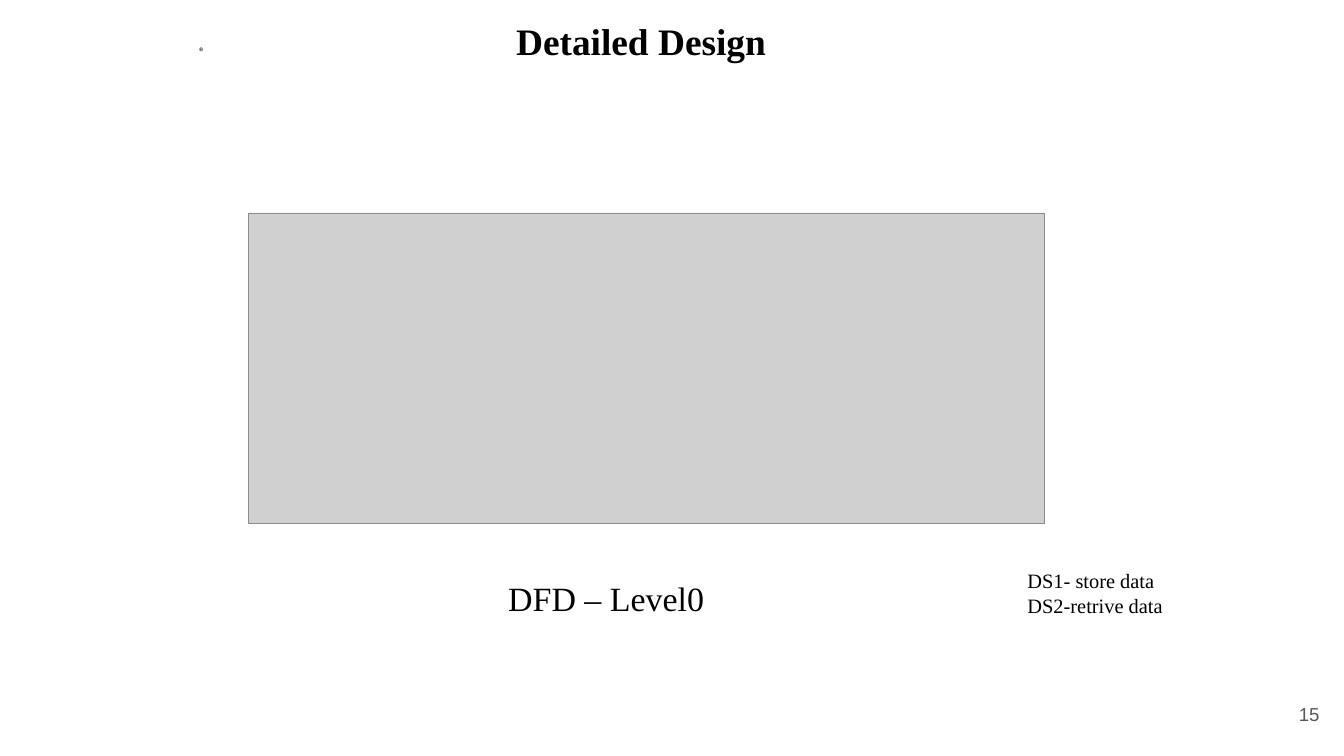
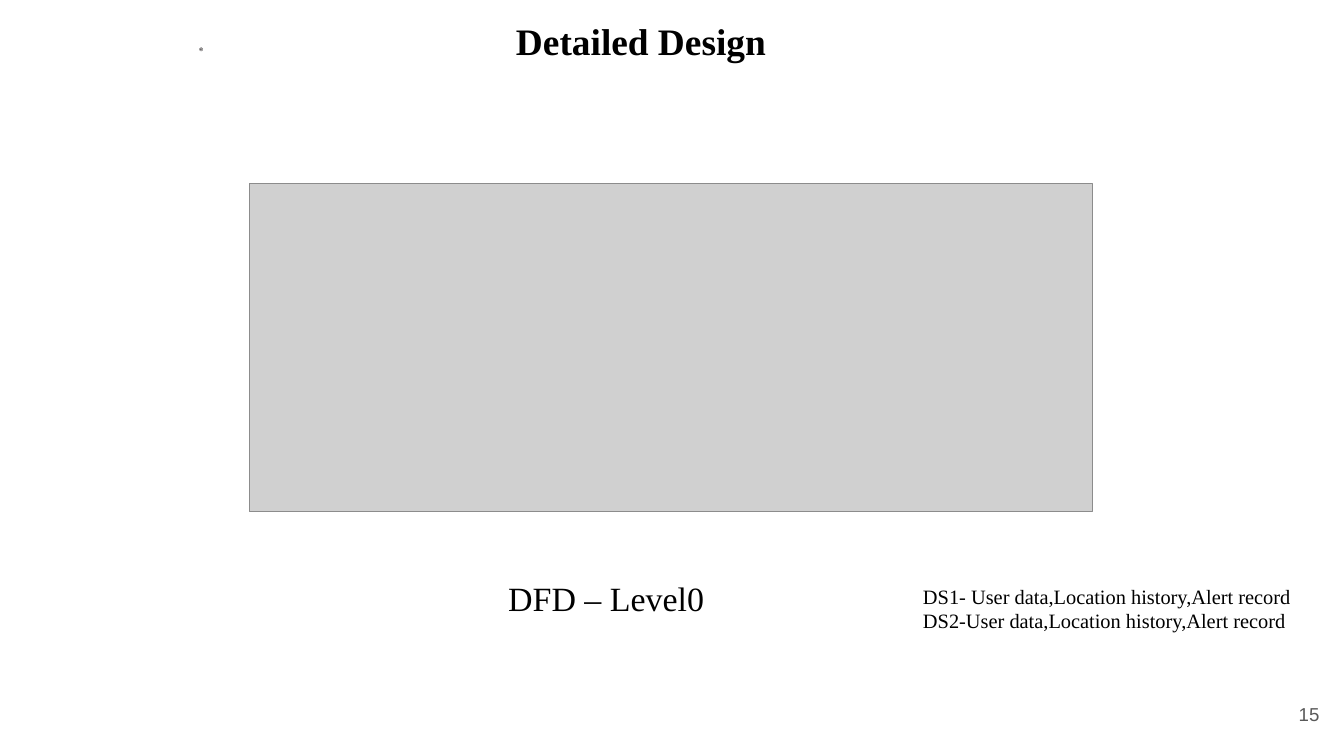
Before and after one commit to rajeshacu/LoRa-based-Location-tracking-and-Fall-detection-System, a slide deck: slide 15 of Phase II Major Project(1).pptx. Drawn at 1344x756 pixels with LibreOffice and Linux fonts; fonts in the diff are those of the drawing; grey boxes stand for pictures; background and template pictures are left out. Boxes give left, top, right and bottom in pixels: in the first picture for what was removed or moved away, otherwise in the second. Text is boxed around its words. In the diff, an @@ line names an element or a change of style, - is before the commit and + after.

```diff
--- a/Phase II Major Project(1).pptx
+++ b/Phase II Major Project(1).pptx
@@ picture: place and size @@
-picture at (248,213,1045,523)
+picture at (249,183,1092,512)
@@ text at (923,590,1290,633): text changed @@
-DS1- store data
-DS2-retrive data
+DS1- User data,Location history,Alert record
+DS2-User data,Location history,Alert record
```
Also in this commit, not shown: 13 other slides changed, 3 other files.
